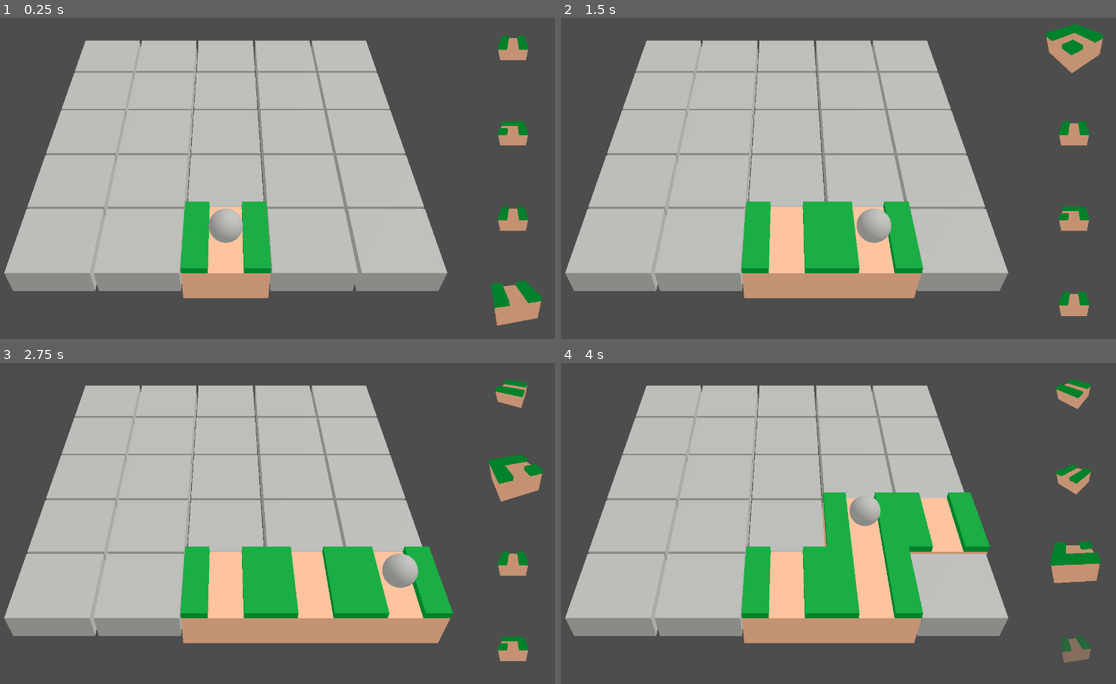
Above: before the commit, frames 1-4 (two rows, left to right).
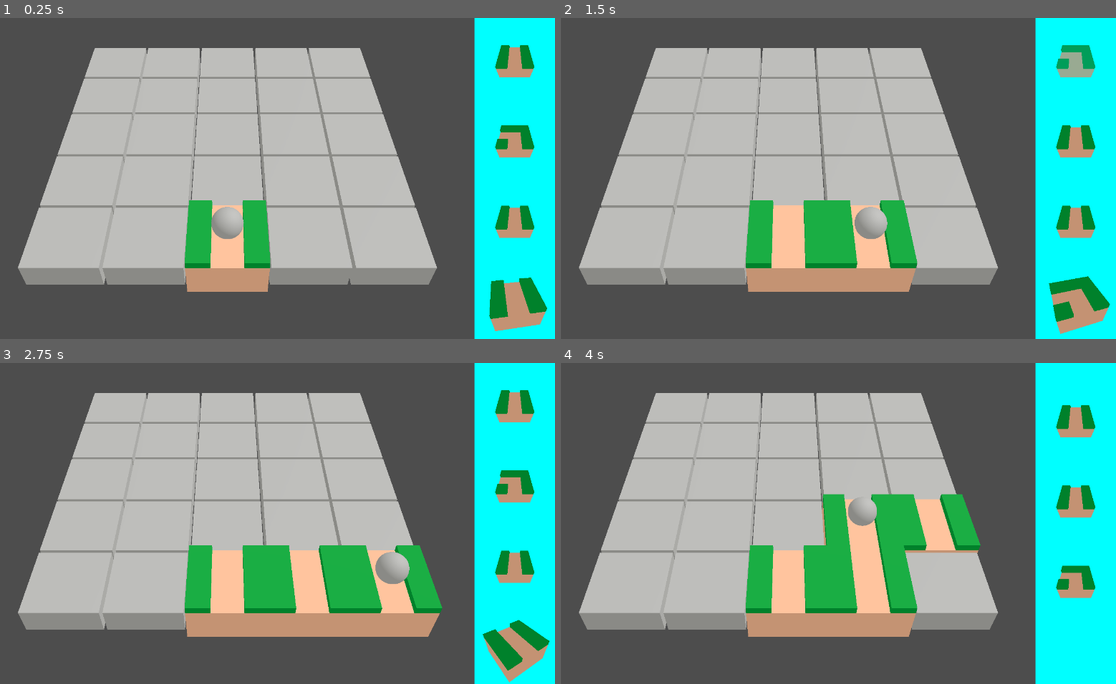
Above: after the commit, the same moments.

Repository: Pro1d/code4cause
Game: Godot game, scene res://scenes/main/GameMain.tscn
The game is run twice, just before and just after one commit, with the same random seed, the same clock (stepped at 60 frames per second) and the same inputs. This scene is started directly instead of the project's main scene.
Inputs:
- Up to frame 1 (0.25 s): no input
- Up to frame 2 (1.5 s): tap Enter (ui_accept) at 0.5, 0.77 s; hold D (move_right) 0.53-1.28 s; hold S (move_down) from 1.28 s (still down)
- Up to frame 3 (2.75 s): tap Enter (ui_accept) at 1.52 s; release S (move_down) at 2.03 s; hold D (move_right) from 2.03 s (still down)
- Up to frame 4 (4 s): release D (move_right) at 2.78 s; hold W (move_up) 2.78-3.53 s; tap Enter (ui_accept) at 3.02, 3.77 s; hold A (move_left) from 3.53 s (still down)

The runs differ from the first frame. In frame 1, 24% of the frame differs, in the area x 0-100%, y 0-100%; in frame 2, 25%; in frame 3, 25%; in frame 4, 26%.

Commit message:
anim stack tile

Diff:
--- a/scenes/main/GameMain.tscn
+++ b/scenes/main/GameMain.tscn
@@ -10,6 +10,7 @@
 anchor_bottom = 1.0
 grow_horizontal = 2
 grow_vertical = 2
+size_flags_vertical = 0
 script = ExtResource("1_uhk2i")
 
 [node name="HBoxContainer" type="HBoxContainer" parent="."]
@@ -23,7 +24,7 @@
 [node name="SubViewport" type="SubViewport" parent="HBoxContainer/SubViewportContainer"]
 own_world_3d = true
 handle_input_locally = false
-size = Vector2i(1162, 812)
+size = Vector2i(1170, 768)
 render_target_update_mode = 4
 
 [node name="GridPlacementScene" parent="HBoxContainer/SubViewportContainer/SubViewport" instance=ExtResource("1_5yrsn")]
@@ -33,24 +34,40 @@
 layout_mode = 2
 
 [node name="ColorRect" type="ColorRect" parent="HBoxContainer/MarginContainer"]
-visible = false
+custom_minimum_size = Vector2(192, 0)
 layout_mode = 2
 color = Color(0, 1, 1, 1)
 
-[node name="NextTiles" type="VBoxContainer" parent="HBoxContainer/MarginContainer"]
+[node name="NextTiles" type="VBoxContainer" parent="HBoxContainer/MarginContainer/ColorRect"]
+unique_name_in_owner = true
+clip_contents = true
+layout_mode = 1
+anchors_preset = 7
+anchor_left = 0.5
+anchor_top = 1.0
+anchor_right = 0.5
+anchor_bottom = 1.0
+offset_left = -96.0
+offset_top = -784.0
+offset_right = 96.0
+grow_horizontal = 2
+grow_vertical = 0
+theme_override_constants/separation = 0
+alignment = 2
+
+[node name="TileViewportContainer" parent="HBoxContainer/MarginContainer/ColorRect/NextTiles" instance=ExtResource("3_f2sao")]
+layout_mode = 2
+
+[node name="TileViewportContainer2" parent="HBoxContainer/MarginContainer/ColorRect/NextTiles" instance=ExtResource("3_f2sao")]
+layout_mode = 2
+
+[node name="TileViewportContainer3" parent="HBoxContainer/MarginContainer/ColorRect/NextTiles" instance=ExtResource("3_f2sao")]
+layout_mode = 2
+
+[node name="TileViewportContainer4" parent="HBoxContainer/MarginContainer/ColorRect/NextTiles" instance=ExtResource("3_f2sao")]
+layout_mode = 2
+is_focus = true
+
+[node name="BottomOffset" type="Control" parent="HBoxContainer/MarginContainer/ColorRect/NextTiles"]
 unique_name_in_owner = true
 layout_mode = 2
-alignment = 2
-
-[node name="TileViewportContainer" parent="HBoxContainer/MarginContainer/NextTiles" instance=ExtResource("3_f2sao")]
-layout_mode = 2
-
-[node name="TileViewportContainer2" parent="HBoxContainer/MarginContainer/NextTiles" instance=ExtResource("3_f2sao")]
-layout_mode = 2
-
-[node name="TileViewportContainer3" parent="HBoxContainer/MarginContainer/NextTiles" instance=ExtResource("3_f2sao")]
-layout_mode = 2
-
-[node name="TileViewportContainer4" parent="HBoxContainer/MarginContainer/NextTiles" instance=ExtResource("3_f2sao")]
-layout_mode = 2
-is_focus = true
--- a/scenes/main/game_main.gd
+++ b/scenes/main/game_main.gd
@@ -29,7 +29,7 @@
 	grid.placing_tile_scene = next_tiles[0]
 
 func update_all_tiles() -> void:
-	for i in next_tiles_holders.get_child_count():
+	for i in range(next_tiles_holders.get_child_count() - 1):
 		var current_holder : TileViewportContainer = next_tiles_holders.get_child(i)
 		var tile_scene : PackedScene = next_tiles[next_tiles_length - 1 - i]
 		current_holder.new_tile(tile_scene)
@@ -39,15 +39,24 @@
 		#var current_holder : TileViewportContainer = next_tiles_holders.get_child(i)
 		#var tile_scene : PackedScene = next_tiles[next_tiles_length - 1 - i]
 		#current_holder.new_tile(tile_scene)
+	var bottom_offset := %BottomOffset as Control
 	var last_holder : TileViewportContainer = next_tiles_holders.get_child(next_tiles_length - 1)
-	last_holder.new_tile(next_tiles[0])
+	var next_holder : TileViewportContainer = next_tiles_holders.get_child(next_tiles_length - 2)
+
 	last_holder.is_focus = false
+
 	var tween := create_tween()
-	tween.tween_property(last_holder, "modulate:a", 0.0, 0.3) \
+	tween.tween_property(last_holder, "modulate:a", 0.0, 0.2) \
 		.set_ease(Tween.EASE_IN).set_trans(Tween.TRANS_QUAD)
-	tween.tween_callback(next_tiles_holders.move_child.bind(last_holder, 0))
-	tween.tween_property(last_holder, "modulate:a", 1.0, 0.5) \
+	tween.tween_callback(func() -> void:
+		last_holder.new_tile(next_tiles[0])
+		next_tiles_holders.move_child(last_holder, 0)
+		bottom_offset.custom_minimum_size.y = last_holder.custom_minimum_size.y
+	)
+	tween.tween_callback(func() -> void:
+		next_holder.is_focus = true
+	)
+	tween.tween_property(bottom_offset, "custom_minimum_size:y", 0.0, .25) \
+		.set_ease(Tween.EASE_OUT).set_trans(Tween.TRANS_CUBIC)
+	tween.tween_property(last_holder, "modulate:a", 1.0, .5).from(0.0) \
 		.set_ease(Tween.EASE_OUT).set_trans(Tween.TRANS_QUAD)
-
-	last_holder = next_tiles_holders.get_child(next_tiles_length - 1)
-	last_holder.is_focus = true
--- a/scenes/main/tile_viewport.gd
+++ b/scenes/main/tile_viewport.gd
@@ -1,7 +1,11 @@
 class_name TileViewportContainer
 extends SubViewportContainer
 
-@export var is_focus := false
+@export var is_focus := false :
+	set(f):
+		if f != is_focus:
+			is_focus = f
+			_update_focus_visual(true)
 
 var tile : Node3D
 
@@ -9,7 +13,7 @@
 @onready var camera : Camera3D = $TileViewport/Camera3D
 
 func _ready() -> void:
-	pass
+	_update_focus_visual(false)
 
 func new_tile(tile_scene: PackedScene) -> void:
 	if tile != null:
@@ -18,11 +22,24 @@
 	tile = tile_scene.instantiate()
 	viewport.add_child(tile)
 
-	if is_focus:
-		camera.fov = 50
-	else:
-		camera.fov = 75
+var _tween_focus : Tween
+func _update_focus_visual(animate: bool) -> void:
+	if camera == null:
+		return
+
+	if _tween_focus != null:
+		_tween_focus.kill()
+
+	var target_fov := 50.0 if is_focus else 70.0
+
+	if not animate:
+		camera.fov = target_fov
+		return
+
+	_tween_focus = create_tween()
+	_tween_focus.tween_property(camera, "fov", target_fov, 0.5) \
+		.set_ease(Tween.EASE_OUT).set_trans(Tween.TRANS_BACK)
 
 func _process(delta: float) -> void:
 	if tile != null and is_focus:
-		tile.rotate_y(delta)
+		tile.rotate_y(delta * (TAU / 10))
--- a/scenes/main/tile_viewport_container.tscn
+++ b/scenes/main/tile_viewport_container.tscn
@@ -4,7 +4,7 @@
 [ext_resource type="World3D" uid="uid://b055unhwgqihy" path="res://scenes/main/preview_world.tres" id="2_lnodh"]
 
 [node name="TileViewportContainer" type="SubViewportContainer"]
-custom_minimum_size = Vector2(200, 200)
+custom_minimum_size = Vector2(192, 192)
 size_flags_stretch_ratio = 1.2
 stretch = true
 script = ExtResource("1_vb2ps")
@@ -15,8 +15,8 @@
 world_3d = ExtResource("2_lnodh")
 transparent_bg = true
 handle_input_locally = false
-size = Vector2i(200, 200)
+size = Vector2i(192, 192)
 render_target_update_mode = 4
 
 [node name="Camera3D" type="Camera3D" parent="TileViewport"]
-transform = Transform3D(1, 0, 0, 0, 0.810574, 0.585637, 0, -0.585637, 0.810574, 0, 1.04608, 2)
+transform = Transform3D(1, 0, 0, 0, 0.693025, 0.720914, 0, -0.720914, 0.693025, 0, 1.31115, 1.35029)
